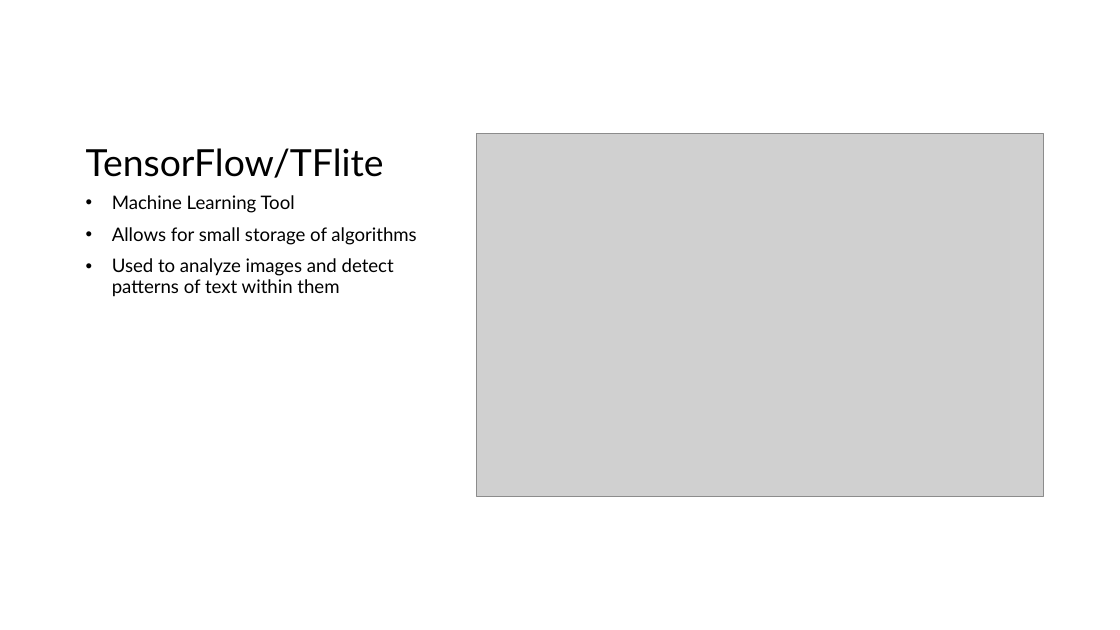
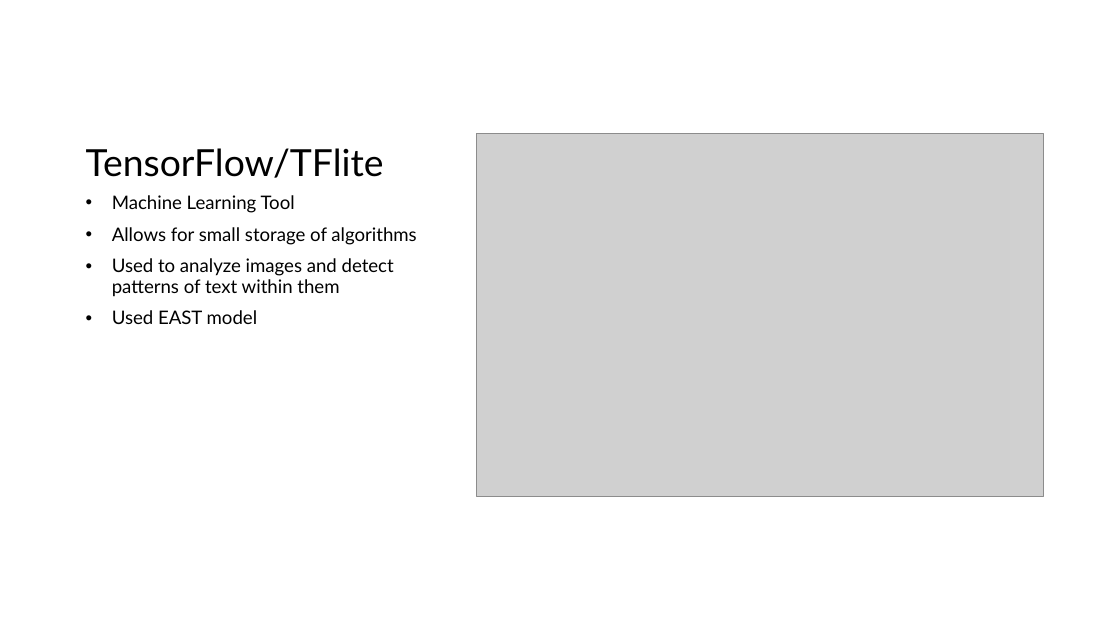
Before and after one commit to ddentona/Image-Text-Detection-OpenCV, a slide deck: slide 3 of Slide Information.pptx. Drawn at 1120x630 pixels with LibreOffice and Linux fonts; fonts in the diff are those of the drawing; grey boxes stand for pictures. Boxes give left, top, right and bottom in pixels: in the first picture for what was removed or moved away, otherwise in the second. Text is boxed around its words. In the diff, an @@ line names an element or a change of style, - is before the commit and + after.

```diff
--- a/Slide Information.pptx
+++ b/Slide Information.pptx
@@ text at box(112, 310, 257, 324): paragraph added @@
+• Used EAST model
```
Also in this commit, not shown: 2 slides added, 6 other files.
